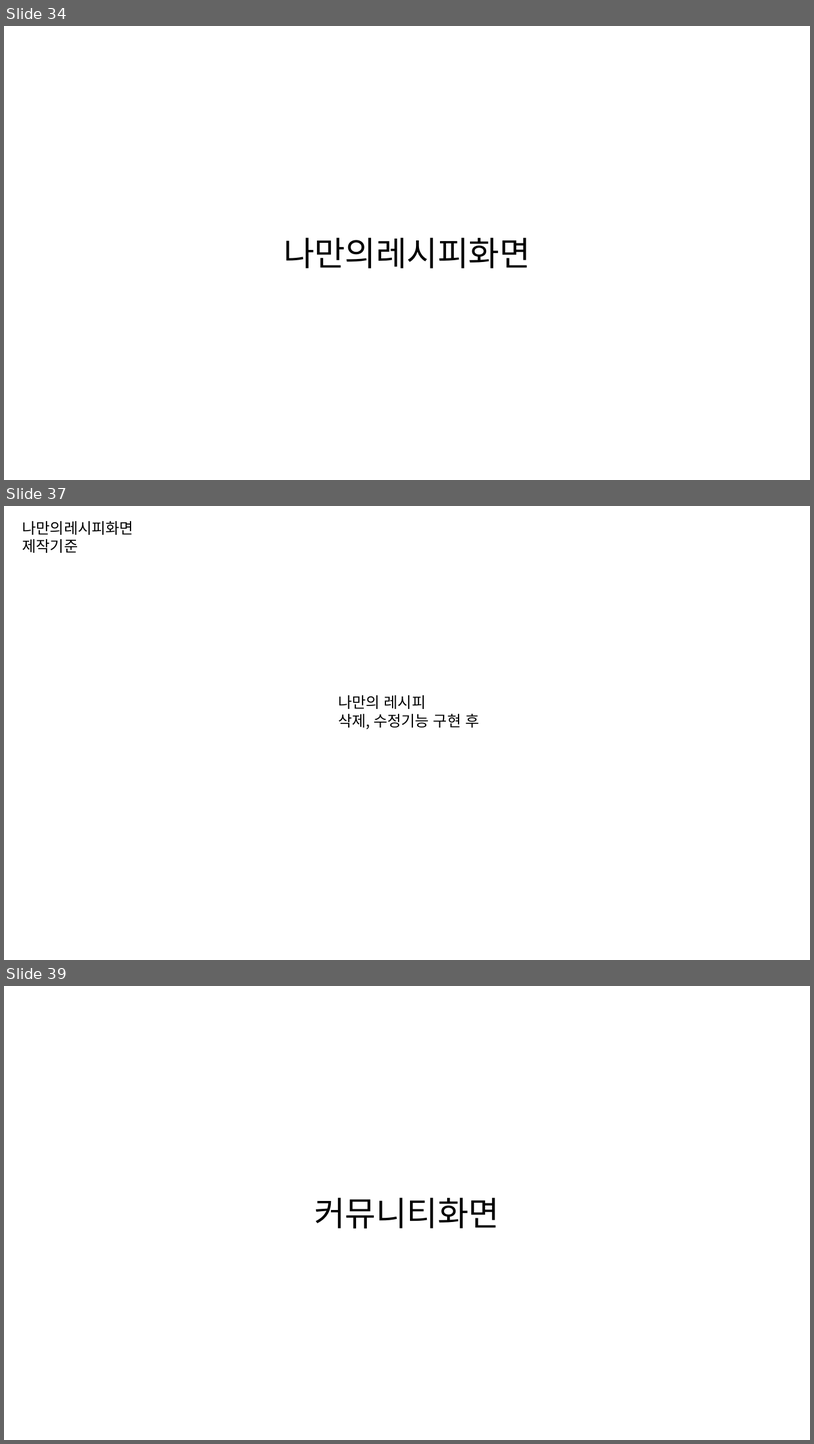
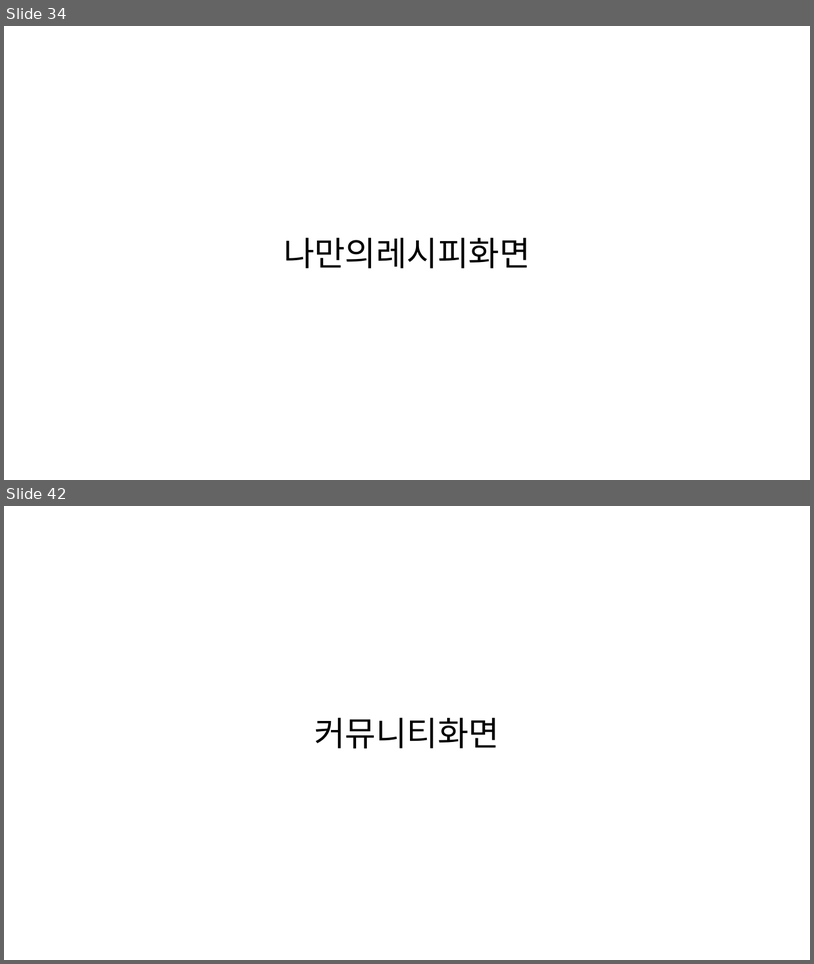
Before and after one commit to byungmeo/CockFit, a slide deck: Documents/4.제작보고서/제작보고서 자료.pptx. Shown one above the other, each under a label of ours: slides 34, 37 and 39 before the commit, slides 34 and 42 after it; the slides between them are not shown. The pictures are 814x1444 and 814x964 pixels, drawn with LibreOffice and Linux fonts; fonts in the diff are those of the drawing. Boxes give left, top, right and bottom in pixels: in the first picture for what was removed or moved away, otherwise in the second. Text is boxed around its words. In the diff, an @@ line names an element or a change of style, - is before the commit and + after.

Commit message:
나만의 레시피 화면 제작보고서 업데이트

```diff
--- a/Documents/4.제작보고서/제작보고서 자료.pptx
+++ b/Documents/4.제작보고서/제작보고서 자료.pptx
@@ slide 37 removed at [4,506,810,960], background #FFFFFF @@
@@ text removed at [23,521,134,553] @@
-나만의레시피화면
-제작기준
@@ text removed at [338,695,479,729] @@
-나만의 레시피
-삭제, 수정기능 구현 후
@@ what was slide 39 is now slide 42 @@
```
Also in this commit, not shown: 3 slides changed, 4 slides added.
